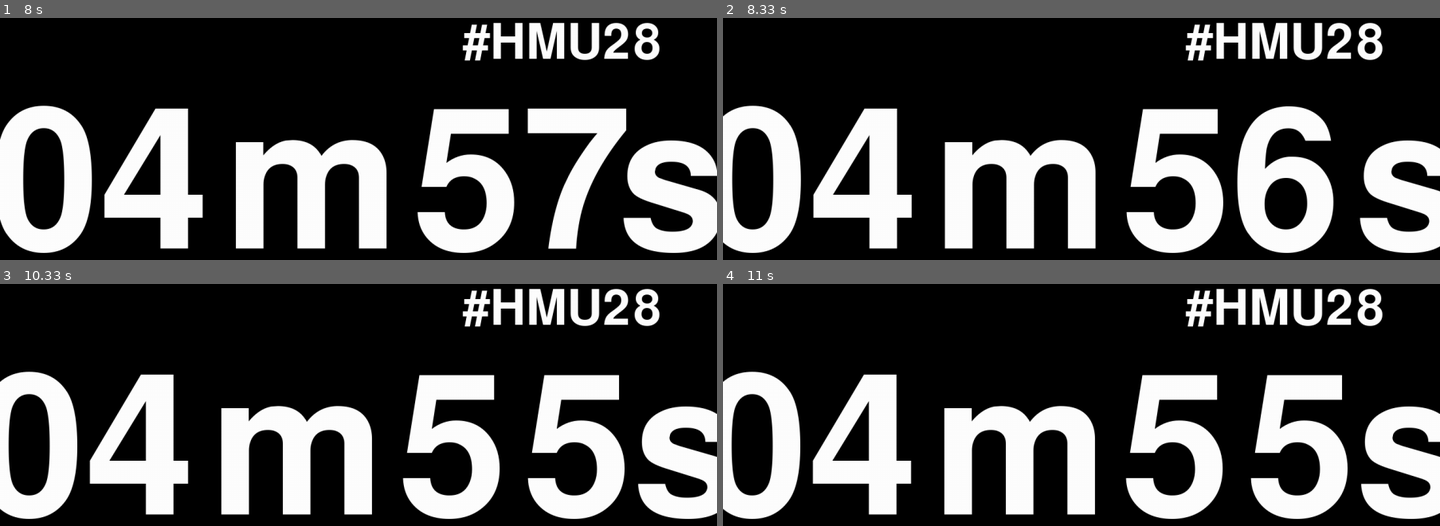
Above: before the commit, frames 1-4 (two rows, left to right).
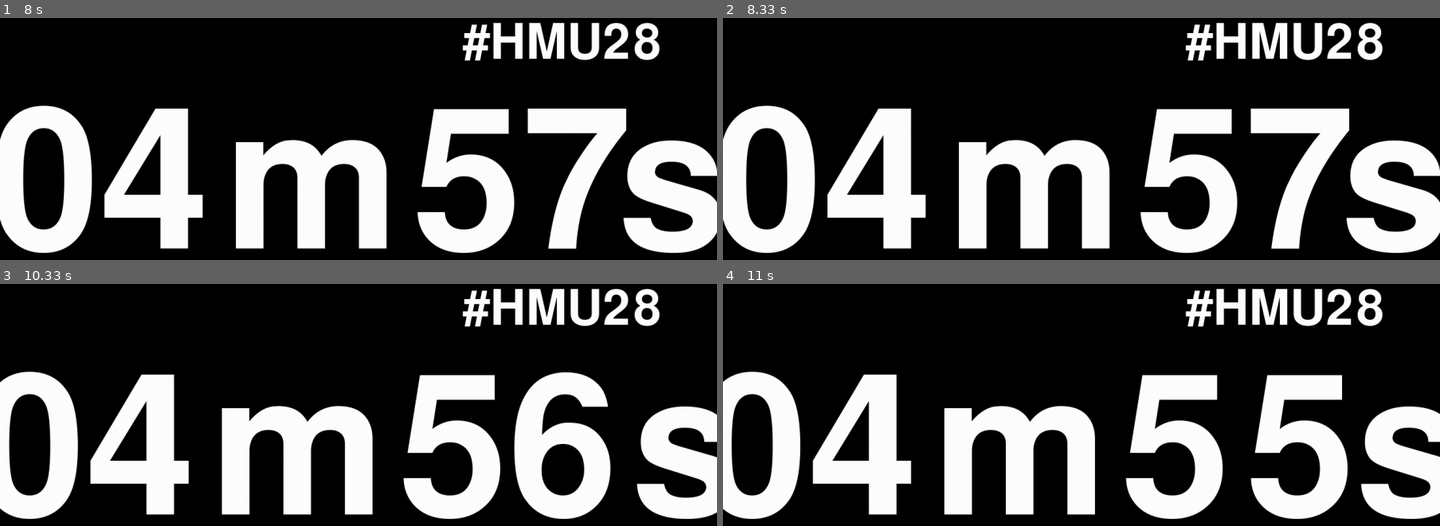
Above: after the commit, the same moments.

Repository: aaronfc/countdown
Game: pygame game, started from countdown/core-pygame.py
Two runs of this game, one before a commit and one after it. Both use one fixed random seed, a clock stepped at 60 frames per second and the inputs below. The source is Python 2; it was converted automatically to run under Python 3.
Inputs:
- Up to frame 1 (8 s): tap Space at 1.83, 3.33, 4.1, 5.53, 6.33, 7.13 s
- Up to frame 2 (8.33 s): tap Space at 8.05 s
- Up to frame 3 (10.33 s): tap Space at 8.97, 9.97 s
- Up to frame 4 (11 s): tap Space at 10.97 s

Frame 1 is identical in both runs. In frame 2, 22% of the frame differs, in the area x 0-100%, y 36-98%; in frame 3, 5.7%; in frame 4, nothing differs.

Commit message:
Now redrawing only when text changes, for real

Diff:
--- a/countdown/core-pygame.py
+++ b/countdown/core-pygame.py
@@ -78,4 +78,5 @@
             draw(background, counter)
             screen.blit(background, (0, 0))
             pygame.display.flip()
+        lastText = counter.text
         counter.update()
